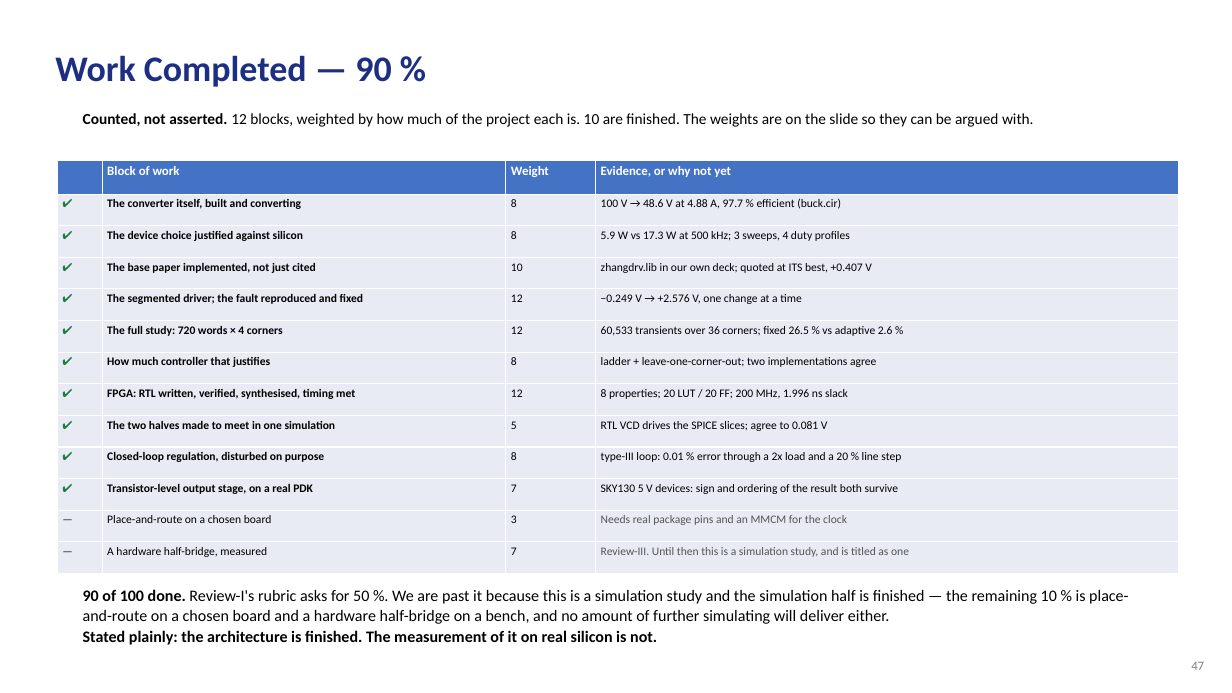
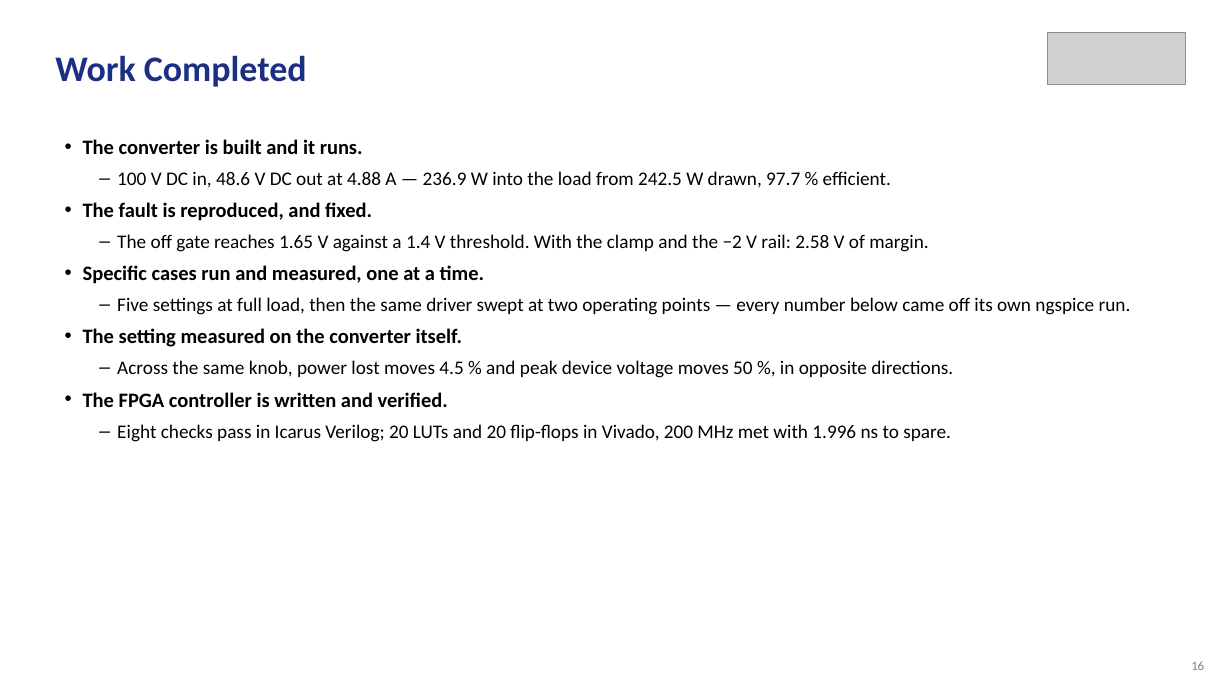
Before and after one commit to Amritha902/gan-driver, a slide deck: slide 16 of review/Review1_GaN_Segmented_Gate_Driver.pptx (slide 47 before the commit). Drawn at 1232x693 pixels with LibreOffice and Linux fonts; fonts in the diff are those of the drawing; grey boxes stand for pictures. Boxes give left, top, right and bottom in pixels: in the first picture for what was removed or moved away, otherwise in the second. Text is boxed around its words. In the diff, an @@ line names an element or a change of style, - is before the commit and + after.

```diff
--- a/review/Review1_GaN_Segmented_Gate_Driver.pptx
+++ b/review/Review1_GaN_Segmented_Gate_Driver.pptx
@@ text at [55,55,307,87]: text changed @@
-Work Completed — 90 %
+Work Completed
@@ picture added at [1047,32,1186,85] @@
@@ text removed at [83,113,1034,127] @@
-Counted, not asserted. 12 blocks, weighted by how much of the project each is. 10 are finished. The weights are on the slide so they can be argued with.
@@ text added at [83,139,1131,442], 15 pt, text #000000 @@
+• The converter is built and it runs.
+– 100 V DC in, 48.6 V DC out at 4.88 A — 236.9 W into the load from 242.5 W drawn, 97.7 % efficient.
+• The fault is reproduced, and fixed.
+– The off gate reaches 1.65 V against a 1.4 V threshold. With the clamp and the −2 V rail: 2.58 V of margin.
+• Specific cases run and measured, one at a time.
+– Five settings at full load, then the same driver swept at two operating points — every number below came off its own ngspice run.
+• The setting measured on the converter itself.
+– Across the same knob, power lost moves 4.5 % and peak device voltage moves 50 %, in opposite directions.
+• The FPGA controller is written and verified.
+– Eight checks pass in Icarus Verilog; 20 LUTs and 20 flip-flops in Vivado, 200 MHz met with 1.996 ns to spare.
@@ table removed at [57,161,1179,572], 13 rows, 4 columns @@
- | Block of work | Weight | Evidence, or why not yet
-✔ | The converter itself, built and converting | 8 | 100 V → 48.6 V at 4.88 A, 97.7 % efficient (buck.cir)
-✔ | The device choice justified against silicon | 8 | 5.9 W vs 17.3 W at 500 kHz; 3 sweeps, 4 duty profiles
-✔ | The base paper implemented, not just cited | 10 | zhangdrv.lib in our own deck; quoted at ITS best, +0.407 V
-✔ | The segmented driver; the fault reproduced and fixed | 12 | −0.249 V → +2.576 V, one change at a time
-✔ | The full study: 720 words × 4 corners | 12 | 60,533 transients over 36 corners; fixed 26.5 % vs adaptive 2.6 %
-✔ | How much controller that justifies | 8 | ladder + leave-one-corner-out; two implementations agree
-✔ | FPGA: RTL written, verified, synthesised, timing met | 12 | 8 properties; 20 LUT / 20 FF; 200 MHz, 1.996 ns slack
-✔ | The two halves made to meet in one simulation | 5 | RTL VCD drives the SPICE slices; agree to 0.081 V
-✔ | Closed-loop regulation, disturbed on purpose | 8 | type-III loop: 0.01 % error through a 2x load and a 20 % line step
-✔ | Transistor-level output stage, on a real PDK | 7 | SKY130 5 V devices: sign and ordering of the result both survive
-— | Place-and-route on a chosen board | 3 | Needs real package pins and an MMCM for the clock
-— | A hardware half-bridge, measured | 7 | Review-III. Until then this is a simulation study, and is titled as one
@@ text removed at [83,589,1128,645] @@
-90 of 100 done. Review-I's rubric asks for 50 %. We are past it because this is a simulation study and the simulation half is finished — the remaining 10 % is place-and-route on a chosen board and a hardware half-bridge on a bench, and no amount of further simulating will deliver either.
-Stated plainly: the architecture is finished. The measurement of it on real silicon is not.
@@ text at [1191,661,1204,670]: text changed @@
-47
+16
```
Also in this commit, not shown: 19 other slides changed, 15 slides added, 32 slides removed, 5 other files.
